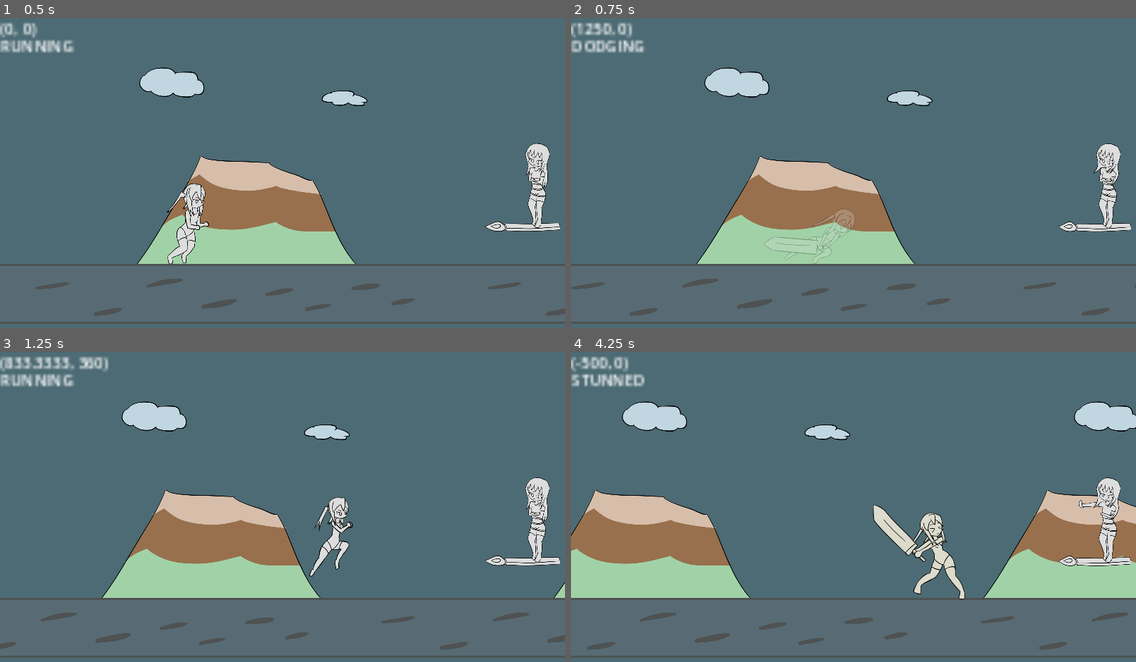
Above: before the commit, frames 1-4 (two rows, left to right).
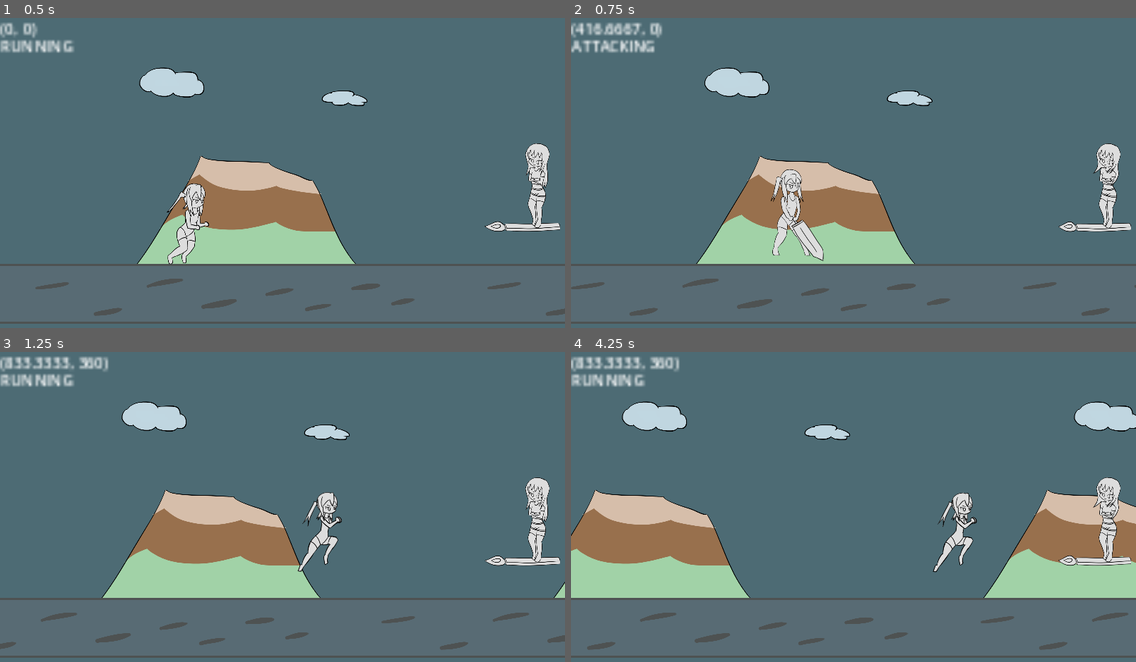
Above: after the commit, the same moments.

Repository: BeatMil/Animurun
Game: Godot game, scene res://scenes/forest.tscn
Same seed, same stepped clock (60 frames per second), same inputs: the game is played once before the commit and once after it.
Inputs:
- Up to frame 1 (0.5 s): no input
- Up to frame 2 (0.75 s): hold D (move_right) from 0.53 s (still down); hold L (attack, bound only after the commit) from 0.53 s (still down)
- Up to frame 3 (1.25 s): keep holding D (move_right); keep holding L (attack, bound only after the commit); tap Space (jump) at 0.77, 1.07 s; tap J (attack, bound only before the commit) at 0.8 s
- Up to frame 4 (4.25 s): release L (attack, bound only after the commit) at 1.28 s; tap J (attack, bound only before the commit) at 1.35, 3.8 s; tap Space (jump) at 1.52, 1.82, 2.3, 2.85, 3.02, 3.32, 3.77, 4.07 s; tap K (dodge, bound only after the commit) at 1.55 s; release D (move_right) at 2.03 s; hold A (move_left) 2.03-2.78 s; hold K (dodge, bound only after the commit) 2.03-2.78 s; hold D (move_right) from 2.78 s (still down); tap L (attack, bound only after the commit) at 3.05 s; hold L (attack, bound only after the commit) from 3.53 s (still down)

Frame 1 is identical in both runs. In frame 2, 2.2% of the frame differs, in the area x 0-51%, y 1-80%; in frame 3, 1.1%; in frame 4, 3.3%, in the area x 0-100%, y 1-80%.

Commit message:
Add block hand animation and folder chiichan

Diff:
--- a/project.godot
+++ b/project.godot
@@ -34,16 +34,17 @@
 "events": [Object(InputEventKey,"resource_local_to_scene":false,"resource_name":"","device":-1,"window_id":0,"alt_press …(182 unchanged characters)…
 ]
 }
-attack={
+block={
 "deadzone": 0.5,
 "events": [Object(InputEventKey,"resource_local_to_scene":false,"resource_name":"","device":-1,"window_id":0,"alt_pressed":false,"shift_pressed":false,"ctrl_pressed":false,"meta_pressed":false,"pressed":false,"keycode":0,"physical_keycode":74,"key_label":0,"unicode":106,"echo":false,"script":null)
 ]
 }
-block={
+dodge={
 "deadzone": 0.5,
-"events": []
+"events": [Object(InputEventKey,"resource_local_to_scene":false,"resource_name":"","device":-1,"window_id":0,"alt_pressed":false,"shift_pressed":false,"ctrl_pressed":false,"meta_pressed":false,"pressed":false,"keycode":0,"physical_keycode":75,"key_label":0,"unicode":107,"echo":false,"script":null)
+]
 }
-dodge={
+attack={
 "deadzone": 0.5,
 "events": [Object(InputEventKey,"resource_local_to_scene":false,"resource_name":"","device":-1,"window_id":0,"alt_pressed":false,"shift_pressed":false,"ctrl_pressed":false,"meta_pressed":false,"pressed":false,"keycode":0,"physical_keycode":76,"key_label":0,"unicode":108,"echo":false,"script":null)
 ]
--- a/scenes/forest.tscn
+++ b/scenes/forest.tscn
@@ -8,25 +8,24 @@
 [ext_resource type="Texture2D" uid="uid://c6cckqobux4ov" path="res://media/sprites/mountain.png" id="4_oa7ea"]
 [ext_resource type="Texture2D" uid="uid://o3mgqx5thpxh" path="res://media/sprites/ground.png" id="5_rf2wy"]
 [ext_resource type="Script" path="res://scripts/chiichan.gd" id="6_b8mqq"]
-[ext_resource type="Texture2D" uid="uid://lwgm73y41uvc" path="res://media/sprites/chiichan_jump.png" id="7_5vrbo"]
-[ext_resource type="Texture2D" uid="uid://dgcyrp7yhf30r" path="res://media/sprites/sword_attack01_b.png" id="8_3na0k"]
 [ext_resource type="Script" path="res://scripts/background_dim.gd" id="8_qtgtl"]
 [ext_resource type="AudioStream" uid="uid://dd4t8hc1wr3s0" path="res://media/sfx/sword_attack02.wav" id="9_7jirt"]
 [ext_resource type="AudioStream" uid="uid://4v3ipdlb1tan" path="res://media/sfx/sword_attack01.wav" id="10_2yepl"]
-[ext_resource type="Texture2D" uid="uid://2nmwcl48ddwq" path="res://media/sprites/chiichan_block.png" id="11_kdo51"]
+[ext_resource type="Texture2D" uid="uid://lwgm73y41uvc" path="res://media/sprites/chiichan/chiichan_jump.png" id="10_6dhh6"]
+[ext_resource type="Texture2D" uid="uid://dgcyrp7yhf30r" path="res://media/sprites/chiichan/sword_attack01_b.png" id="11_felwj"]
 [ext_resource type="AudioStream" uid="uid://cj0tmbngsm3js" path="res://media/sfx/block02.wav" id="12_dybn8"]
-[ext_resource type="Texture2D" uid="uid://bv2i0f07e50fw" path="res://media/sprites/chiichan_block_impact.png" id="13_m2knb"]
+[ext_resource type="Texture2D" uid="uid://d0vgnfre8gwpw" path="res://media/sprites/chiichan/chiichan_block_hands.png" id="14_cnjnu"]
 [ext_resource type="AudioStream" uid="uid://bl505quhmyg4f" path="res://media/sfx/hitHurt2.wav" id="14_d0pk3"]
-[ext_resource type="Texture2D" uid="uid://bc8aor20lysxc" path="res://media/sprites/chiichan_dodge.png" id="15_bbvwl"]
+[ext_resource type="Texture2D" uid="uid://bv2i0f07e50fw" path="res://media/sprites/chiichan/chiichan_block_impact.png" id="16_arhhh"]
 [ext_resource type="AudioStream" uid="uid://cpwu06ws2r1cl" path="res://media/sfx/hitHurt.wav" id="17_ghv7i"]
+[ext_resource type="Texture2D" uid="uid://bc8aor20lysxc" path="res://media/sprites/chiichan/chiichan_dodge.png" id="18_eoger"]
 [ext_resource type="AudioStream" uid="uid://b030i7g3mmmse" path="res://media/sfx/smol_jump.wav" id="18_snu5y"]
-[ext_resource type="Texture2D" uid="uid://coe2xhuyo7vme" path="res://media/sprites/chiichan_hitted_hands.png" id="19_jm7gu"]
-[ext_resource type="Texture2D" uid="uid://dyjx2w2gd2jbp" path="res://media/sprites/sword_deflect.png" id="20_3pbpf"]
-[ext_resource type="Texture2D" uid="uid://kba1gj20m6bi" path="res://media/sprites/chiichan_jump_hand.png" id="21_he37d"]
+[ext_resource type="Texture2D" uid="uid://coe2xhuyo7vme" path="res://media/sprites/chiichan/chiichan_hitted_hands.png" id="19_hrs51"]
+[ext_resource type="Texture2D" uid="uid://kba1gj20m6bi" path="res://media/sprites/chiichan/chiichan_jump_hand.png" id="21_4kcug"]
 [ext_resource type="AudioStream" uid="uid://q2ijwyc88yom" path="res://media/sfx/sword_deflect.wav" id="21_ve0hw"]
 [ext_resource type="Script" path="res://scripts/wall.gd" id="22_e3h8j"]
-[ext_resource type="Texture2D" uid="uid://dcmn2cf0r3fq5" path="res://media/sprites/chiichan_run_hands.png" id="22_hulc3"]
 [ext_resource type="AudioStream" uid="uid://cat3cfvygslnu" path="res://media/sfx/dedExplosion.wav" id="23_gl0fv"]
+[ext_resource type="Texture2D" uid="uid://dcmn2cf0r3fq5" path="res://media/sprites/chiichan/chiichan_run_hands.png" id="23_lpcms"]
 [ext_resource type="PackedScene" uid="uid://d1h4ur6yhpscs" path="res://scenes/ded_menu.tscn" id="24_3kuhs"]
 [ext_resource type="PackedScene" uid="uid://c1vlse56bmgi3" path="res://scenes/pause_menu.tscn" id="25_pyk6c"]
 [ext_resource type="Texture2D" uid="uid://bcxjtirdkl6pf" path="res://media/sprites/cinimatics/taiga_phase1/super_hit01.png" id="25_x8hod"]
@@ -34,6 +33,7 @@
 [ext_resource type="Texture2D" uid="uid://dkyiapdpotj7x" path="res://media/sprites/cinimatics/taiga_phase1/super_hit02.png" id="26_hqt3g"]
 [ext_resource type="AudioStream" uid="uid://ccvb7cacaeh25" path="res://media/sfx/charge_02.wav" id="27_7a8he"]
 [ext_resource type="AudioStream" uid="uid://cavppioiw03v4" path="res://media/sfx/parry01.wav" id="28_68vij"]
+[ext_resource type="Texture2D" uid="uid://dyjx2w2gd2jbp" path="res://media/sprites/chiichan/sword_deflect.png" id="28_n1xid"]
 
 [sub_resource type="PhysicsMaterial" id="PhysicsMaterial_vax0k"]
 bounce = 0.8
@@ -122,7 +122,7 @@
 "times": PackedFloat32Array(0),
 "transitions": PackedFloat32Array(1),
 "update": 1,
-"values": [ExtResource("7_5vrbo")]
+"values": [ExtResource("10_6dhh6")]
 }
 tracks/2/type = "value"
 tracks/2/imported = false
@@ -223,7 +223,7 @@
 "times": PackedFloat32Array(0),
 "transitions": PackedFloat32Array(1),
 "update": 1,
-"values": [ExtResource("8_3na0k")]
+"values": [ExtResource("11_felwj")]
 }
 tracks/2/type = "value"
 tracks/2/imported = false
@@ -341,7 +341,7 @@
 "times": PackedFloat32Array(0),
 "transitions": PackedFloat32Array(1),
 "update": 1,
-"values": [ExtResource("11_kdo51")]
+"values": [ExtResource("14_cnjnu")]
 }
 tracks/2/type = "value"
 tracks/2/imported = false
@@ -353,7 +353,7 @@
 "times": PackedFloat32Array(0),
 "transitions": PackedFloat32Array(1),
 "update": 1,
-"values": [1]
+"values": [2]
 }
 tracks/3/type = "audio"
 tracks/3/imported = false
@@ -373,40 +373,40 @@
 tracks/4/type = "value"
 tracks/4/imported = false
 tracks/4/enabled = true
-tracks/4/path = NodePath("ChiichanPos:position")
+tracks/4/path = NodePath("ChiichanPos/sprite:modulate")
 tracks/4/interp = 1
 tracks/4/loop_wrap = true
 tracks/4/keys = {
-"times": PackedFloat32Array(0, 0.25, 0.583333, 0.75),
-"transitions": PackedFloat32Array(0.5, 1, 0.5, 0.5),
-"update": 0,
-"values": [Vector2(72, 37), Vector2(72, 7), Vector2(72, 0), Vector2(72, 37)]
-}
-tracks/5/type = "value"
+"times": PackedFloat32Array(0),
+"transitions": PackedFloat32Array(1),
+"update": 0,
+"values": [Color(1, 1, 1, 1)]
+}
+tracks/5/type = "method"
 tracks/5/imported = false
 tracks/5/enabled = true
-tracks/5/path = NodePath("ChiichanPos/sprite:modulate")
+tracks/5/path = NodePath(".")
 tracks/5/interp = 1
 tracks/5/loop_wrap = true
 tracks/5/keys = {
-"times": PackedFloat32Array(0),
-"transitions": PackedFloat32Array(1),
-"update": 0,
-"values": [Color(1, 1, 1, 1)]
-}
-tracks/6/type = "method"
-tracks/6/imported = false
-tracks/6/enabled = true
-tracks/6/path = NodePath(".")
-tracks/6/interp = 1
-tracks/6/loop_wrap = true
-tracks/6/keys = {
 "times": PackedFloat32Array(0),
 "transitions": PackedFloat32Array(1),
 "values": [{
 "args": [],
 "method": &"normal_collision"
 }]
+}
+tracks/6/type = "value"
+tracks/6/imported = false
+tracks/6/enabled = true
+tracks/6/path = NodePath("ChiichanPos/sprite:position")
+tracks/6/interp = 1
+tracks/6/loop_wrap = true
+tracks/6/keys = {
+"times": PackedFloat32Array(0),
+"transitions": PackedFloat32Array(1),
+"update": 0,
+"values": [Vector2(36, -30)]
 }
 
 [sub_resource type="Animation" id="Animation_gbugi"]
@@ -435,7 +435,7 @@
 "times": PackedFloat32Array(0),
 "transitions": PackedFloat32Array(1),
 "update": 1,
-"values": [ExtResource("13_m2knb")]
+"values": [ExtResource("16_arhhh")]
 }
 tracks/2/type = "value"
 tracks/2/imported = false
@@ -515,7 +515,7 @@
 "times": PackedFloat32Array(0),
 "transitions": PackedFloat32Array(1),
 "update": 1,
-"values": [ExtResource("15_bbvwl")]
+"values": [ExtResource("18_eoger")]
 }
 tracks/2/type = "value"
 tracks/2/imported = false
@@ -600,7 +600,7 @@
 "times": PackedFloat32Array(0),
 "transitions": PackedFloat32Array(1),
 "update": 1,
-"values": [ExtResource("19_jm7gu")]
+"values": [ExtResource("19_hrs51")]
 }
 tracks/1/type = "value"
 tracks/1/imported = false
@@ -746,7 +746,7 @@
 "times": PackedFloat32Array(0),
 "transitions": PackedFloat32Array(1),
 "update": 1,
-"values": [ExtResource("21_he37d")]
+"values": [ExtResource("21_4kcug")]
 }
 tracks/4/type = "value"
 tracks/4/imported = false
@@ -814,7 +814,7 @@
 "times": PackedFloat32Array(0),
 "transitions": PackedFloat32Array(1),
 "update": 1,
-"values": [ExtResource("8_3na0k")]
+"values": [ExtResource("11_felwj")]
 }
 tracks/2/type = "value"
 tracks/2/imported = false
@@ -939,7 +939,7 @@
 "times": PackedFloat32Array(0),
 "transitions": PackedFloat32Array(1),
 "update": 1,
-"values": [ExtResource("22_hulc3")]
+"values": [ExtResource("23_lpcms")]
 }
 tracks/3/type = "value"
 tracks/3/imported = false
@@ -1130,7 +1130,7 @@
 "times": PackedFloat32Array(0),
 "transitions": PackedFloat32Array(1),
 "update": 1,
-"values": [ExtResource("20_3pbpf")]
+"values": [ExtResource("28_n1xid")]
 }
 tracks/2/type = "value"
 tracks/2/imported = false
@@ -1546,7 +1546,7 @@
 
 [node name="sprite" type="Sprite2D" parent="Chiichan/ChiichanPos"]
 z_index = 10
-texture = ExtResource("7_5vrbo")
+texture = ExtResource("10_6dhh6")
 offset = Vector2(0, 12)
 
 [node name="CollisionShape2D" type="CollisionShape2D" parent="Chiichan"]
Renamed: Media/sprites/chiichan_block.png -> Media/sprites/chiichan/chiichan_block.png
Not shown, changed: Media/sprites/chiichan/chiichan_block.png.import
Binary file added: Media/sprites/chiichan/chiichan_block_hands.png
Not shown, added: Media/sprites/chiichan/chiichan_block_hands.png.import
Renamed: Media/sprites/chiichan_block_impact.png -> Media/sprites/chiichan/chiichan_block_impact.png
Not shown, changed: Media/sprites/chiichan/chiichan_block_impact.png.import
Renamed: Media/sprites/chiichan_dodge.png -> Media/sprites/chiichan/chiichan_dodge.png
Not shown, changed: Media/sprites/chiichan/chiichan_dodge.png.import
Renamed: Media/sprites/chiichan_hitted.png -> Media/sprites/chiichan/chiichan_hitted.png
Not shown, changed: Media/sprites/chiichan/chiichan_hitted.png.import
Renamed: Media/sprites/chiichan_hitted_hands.png -> Media/sprites/chiichan/chiichan_hitted_hands.png
Not shown, changed: Media/sprites/chiichan/chiichan_hitted_hands.png.import
(and 17 more such lines)
